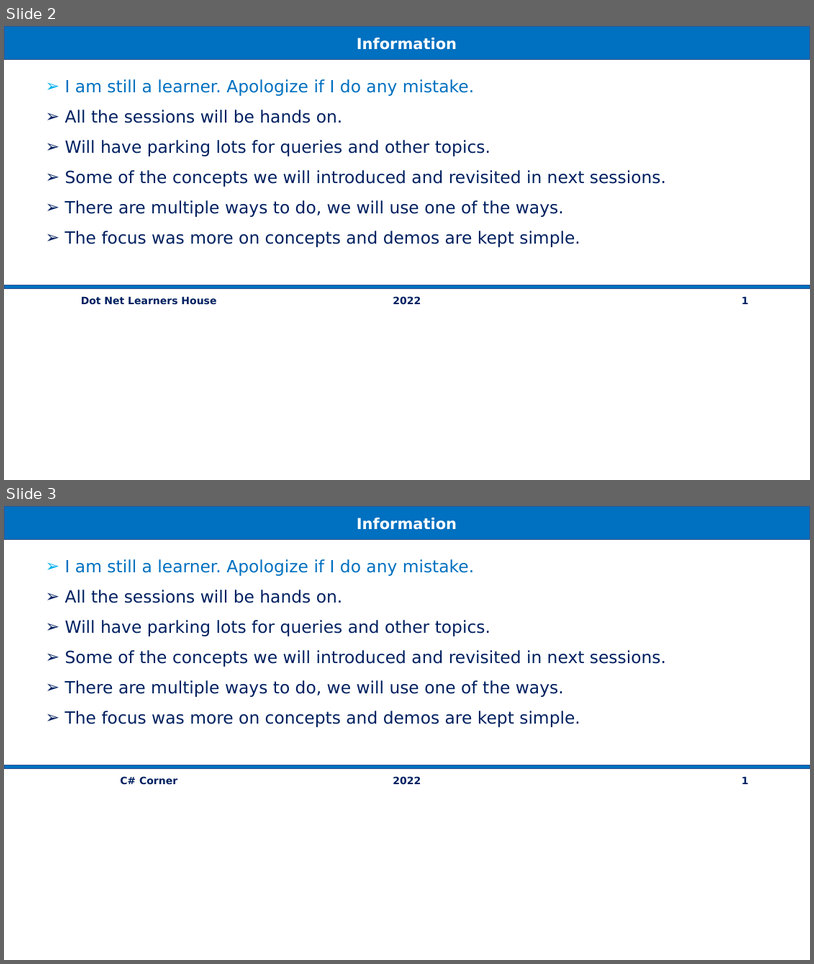
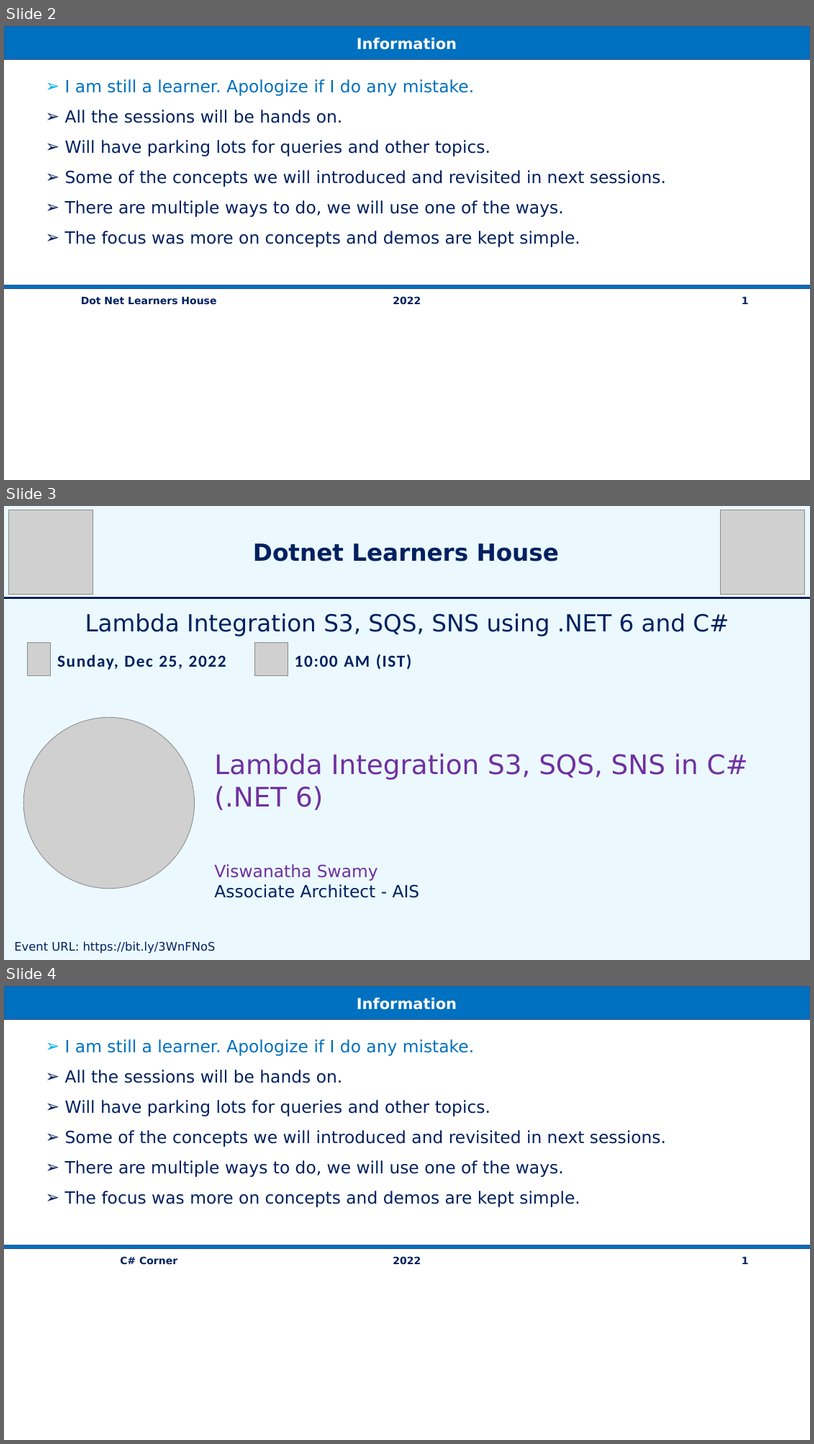
Before and after one commit to vishipayyallore/speaker-series-2022, a slide deck: TechTalk.pptx. Shown one above the other, each under a label of ours: slides 2 and 3 before the commit, slides 2, 3 and 4 after it. The pictures are 814x964 and 814x1444 pixels, drawn with LibreOffice and Linux fonts; fonts in the diff are those of the drawing; grey boxes stand for pictures. Boxes give left, top, right and bottom in pixels: in the first picture for what was removed or moved away, otherwise in the second. Text is boxed around its words. In the diff, an @@ line names an element or a change of style, - is before the commit and + after.

```diff
--- a/TechTalk.pptx
+++ b/TechTalk.pptx
@@ slide 3 added at (4,506,810,960), background #DDF6FF at 57% opacity @@
@@ picture added at (8,510,93,595) @@
@@ picture added at (721,510,805,595) @@
@@ text added at (253,543,559,561), 28 pt, text #002060, bold @@
+Dotnet Learners House
@@ rectangle added at (4,596,810,599), fill #002060, outline #FFFFFF 1 pt @@
@@ text added at (85,613,729,636), 28 pt, text #002060 @@
+Lambda Integration S3, SQS, SNS using .NET 6 and C#
@@ picture added at (27,643,51,675) @@
@@ text added at (57,654,226,669), 20 pt, text #002060, bold @@
+Sunday, Dec 25, 2022
@@ picture added at (255,643,288,675) @@
@@ text added at (295,654,412,669), 20 pt, text #002060, bold @@
+10:00 AM (IST)
@@ picture added at (23,717,195,888) @@
@@ text added at (214,753,748,898), 32 pt, text #7030A0 @@
+Lambda Integration S3, SQS, SNS in C# (.NET 6)
+Viswanatha Swamy
+Associate Architect - AIS
@@ text added at (14,941,216,953), 14 pt, text #002060 @@
+Event URL: https://bit.ly/3WnFNoS
@@ what was slide 3 is now slide 4 @@
```
Also in this commit, not shown: 2 other files.
